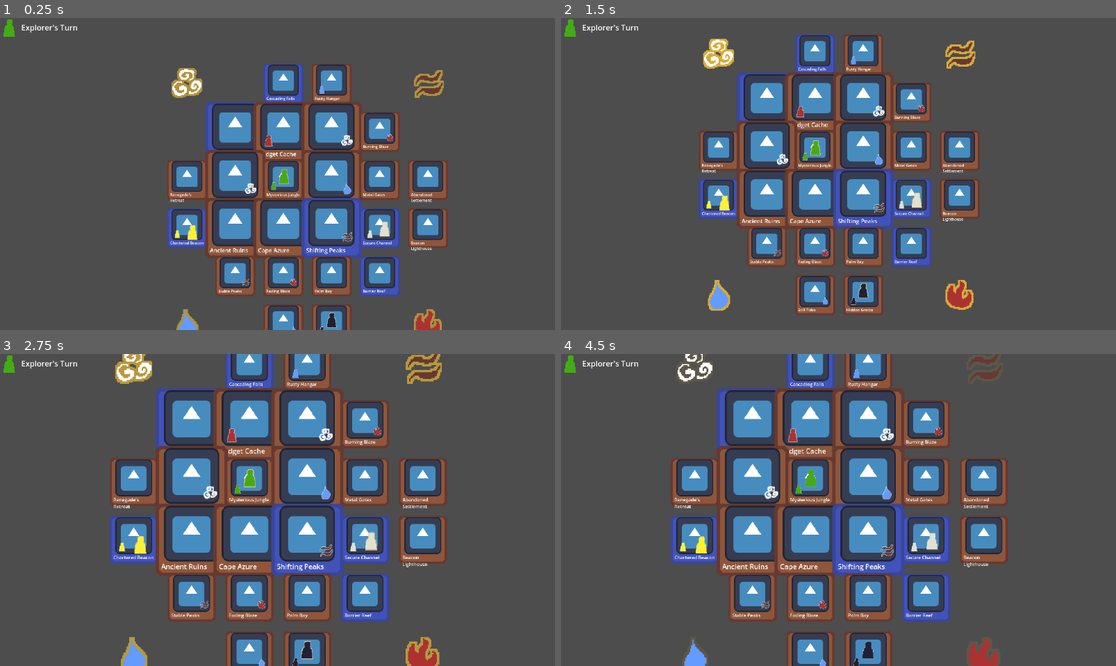
Above: before the commit, frames 1-4 (two rows, left to right).
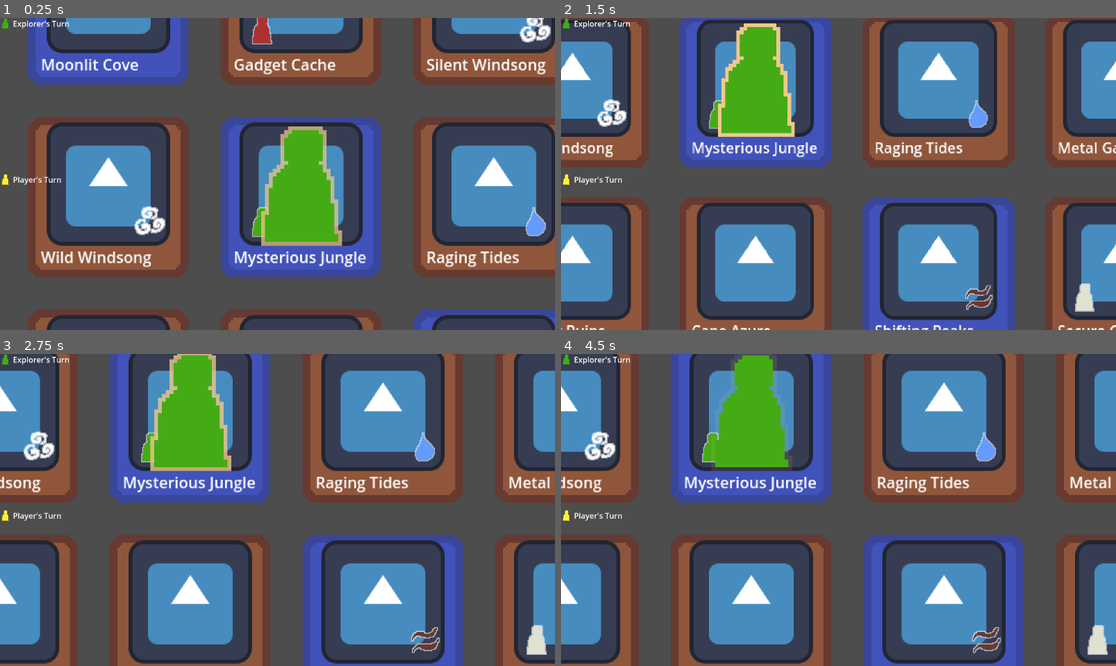
Above: after the commit, the same moments.

Repository: piauski/secretive-shores
Game: Godot game, scene res://scenes/game.tscn
Same seed, same stepped clock (60 frames per second), same inputs: the game is played once before the commit and once after it. The engine's default icon, where the game draws it, is replaced by a stand-in: a white triangle on a blue panel in a dark square.
Inputs (mouse positions are in pixels of both pictures, inside the frame that each line leads up to):
- Up to frame 1 (0.25 s): no input
- Up to frame 2 (1.5 s): move the mouse to (960, 158) at 0.52 s; right-click (960, 158) at 0.6 s; move the mouse to (727, 189) at 1.27 s; tap Mouse wheel down (mouse_scroll_down) at 1.35 s
- Up to frame 3 (2.75 s): tap Enter at 2 s; move the mouse to (333, 441) at 2.02 s; tap Mouse wheel up (mouse_scroll_up) at 2.1 s
- Up to frame 4 (4.5 s): move the mouse to (810, 572) at 2.77 s; right-click (810, 572) at 2.85 s; move the mouse to (1005, 556) at 3.52 s; tap Mouse wheel down (mouse_scroll_down) at 3.6 s; tap Space at 4.25 s; move the mouse to (672, 463) at 4.27 s; tap Mouse wheel up (mouse_scroll_up) at 4.35 s

The runs differ from the first frame. In frame 1, 59% of the frame differs, in the area x 0-100%, y 0-100%; in frame 2, 65%; in frame 3, 66%; in frame 4, 66%.

Commit message:
flood deck and hud changes

Diff:
--- a/scenes/game.tscn
+++ b/scenes/game.tscn
@@ -9,6 +9,7 @@
 [ext_resource type="Script" path="res://src/states/game/turn_wait.gd" id="7_is55e"]
 [ext_resource type="Texture2D" uid="uid://cgcvb1csnh6ih" path="res://assets/player/navigator.png" id="8_18cu6"]
 [ext_resource type="Script" path="res://src/hud.gd" id="8_q3yuw"]
+[ext_resource type="PackedScene" uid="uid://b2skqwu6gi2u5" path="res://scenes/gui/player_list_entry.tscn" id="10_o5s6g"]
 
 [node name="Game" type="Node2D"]
 
@@ -39,8 +40,10 @@
 board = NodePath("../../Board")
 players = NodePath("../../Players")
 
-[node name="CanvasLayer" type="CanvasLayer" parent="." node_paths=PackedStringArray("board", "players")]
+[node name="CanvasLayer" type="CanvasLayer" parent="." node_paths=PackedStringArray("turn_indicator_player_image", "turn_indicator_player_label", "board", "players")]
 script = ExtResource("8_q3yuw")
+turn_indicator_player_image = NodePath("HUD/TOP_LEFT/TurnIndicator/PlayerImage")
+turn_indicator_player_label = NodePath("HUD/TOP_LEFT/TurnIndicator/PlayerLabel")
 board = NodePath("../Board")
 players = NodePath("../Players")
 
@@ -52,22 +55,62 @@
 grow_horizontal = 2
 grow_vertical = 2
 
-[node name="TurnIndicator" type="HBoxContainer" parent="CanvasLayer/HUD"]
-layout_mode = 0
-offset_right = 279.0
-offset_bottom = 40.0
+[node name="TOP_LEFT" type="Control" parent="CanvasLayer/HUD"]
+layout_mode = 1
+anchor_right = 0.5
+anchor_bottom = 0.5
 
-[node name="PlayerImage" type="TextureRect" parent="CanvasLayer/HUD/TurnIndicator"]
+[node name="TurnIndicator" type="HBoxContainer" parent="CanvasLayer/HUD/TOP_LEFT"]
+layout_mode = 1
+anchors_preset = 10
+anchor_right = 1.0
+offset_bottom = 23.0
+grow_horizontal = 2
+
+[node name="PlayerImage" type="TextureRect" parent="CanvasLayer/HUD/TOP_LEFT/TurnIndicator"]
 layout_mode = 2
 size_flags_horizontal = 8
 texture = ExtResource("8_18cu6")
 expand_mode = 2
 stretch_mode = 4
 
-[node name="PlayerLabel" type="RichTextLabel" parent="CanvasLayer/HUD/TurnIndicator"]
+[node name="PlayerLabel" type="RichTextLabel" parent="CanvasLayer/HUD/TOP_LEFT/TurnIndicator"]
 layout_mode = 2
 size_flags_horizontal = 3
 size_flags_vertical = 4
 bbcode_enabled = true
 text = "Player's Turn"
 fit_content = true
+
+[node name="TOP_RIGHT" type="Control" parent="CanvasLayer/HUD"]
+layout_mode = 1
+anchor_left = 0.5
+anchor_right = 1.0
+anchor_bottom = 0.5
+grow_horizontal = 0
+
+[node name="BOTTOM_LEFT" type="Control" parent="CanvasLayer/HUD"]
+layout_mode = 1
+anchor_top = 0.5
+anchor_right = 0.5
+anchor_bottom = 1.0
+grow_vertical = 0
+
+[node name="PlayerList" type="VBoxContainer" parent="CanvasLayer/HUD/BOTTOM_LEFT"]
+layout_mode = 1
+anchors_preset = 9
+anchor_bottom = 1.0
+offset_right = 164.0
+grow_vertical = 2
+
+[node name="PlayerListEntry" parent="CanvasLayer/HUD/BOTTOM_LEFT/PlayerList" instance=ExtResource("10_o5s6g")]
+layout_mode = 2
+
+[node name="BOTTOM_RIGHT" type="Control" parent="CanvasLayer/HUD"]
+layout_mode = 1
+anchor_left = 0.5
+anchor_top = 0.5
+anchor_right = 1.0
+anchor_bottom = 1.0
+grow_horizontal = 0
+grow_vertical = 0
--- /dev/null
+++ b/scenes/gui/player_list_entry.tscn
@@ -0,0 +1,24 @@
+[gd_scene load_steps=2 format=3 uid="uid://b2skqwu6gi2u5"]
+
+[ext_resource type="Texture2D" uid="uid://cgcvb1csnh6ih" path="res://assets/player/navigator.png" id="1_71lrv"]
+
+[node name="PlayerListEntry" type="HBoxContainer"]
+anchors_preset = 10
+anchor_right = 1.0
+offset_bottom = 299.0
+grow_horizontal = 2
+
+[node name="PlayerImage" type="TextureRect" parent="."]
+layout_mode = 2
+size_flags_horizontal = 8
+texture = ExtResource("1_71lrv")
+expand_mode = 2
+stretch_mode = 4
+
+[node name="PlayerLabel" type="RichTextLabel" parent="."]
+layout_mode = 2
+size_flags_horizontal = 3
+size_flags_vertical = 4
+bbcode_enabled = true
+text = "Player's Turn"
+fit_content = true
--- a/src/board.gd
+++ b/src/board.gd
@@ -29,6 +29,7 @@
 ]
 
 var flood_deck: Array[Island] = []
+var flood_discard: Array[Island] = []
 
 func count_island_tiles() -> int:
 	var count = 0
@@ -102,6 +103,22 @@
 		new_totem.resource = totem_resources[i]
 		new_totem.position = totem_positions[i]
 
+func generate_flood_deck() -> Array[Island]:
+	flood_deck = get_islands().duplicate()
+	flood_deck.shuffle()
+	flood_discard.resize(0)
+	return flood_deck
+
+func get_flood_next() -> Island:
+	if flood_deck.size() == 0:
+		flood_deck = flood_discard
+		flood_deck.shuffle()
+		flood_discard.resize(0)
+	var island_to_flood = flood_deck.pop_front()
+	flood_discard.append(island_to_flood)
+	return island_to_flood
+
+
 func get_spawn_tiles_for_class(clazz: Classes.Class) -> Array[Island]:
 	return get_islands().filter(func(island: Island): return island.spawned_player == clazz)
 
@@ -111,10 +128,8 @@
 func get_adjacent_tiles_for_player(player: Player):
 	var adjacent_tiles: Array[Island] = []
 	var island = player.current_tile
-	print("Island idx ", island.row, " ", island.col)
+	var offsets = adjacent_offsets.duplicate()
 
-	var offsets = adjacent_offsets.duplicate()
-	print("SPECIAL", player.special_action, Classes.SpecialAction.MOVE_SHORE_UP_DIAG)
 	if player.special_action == Classes.SpecialAction.MOVE_SHORE_UP_DIAG:
 		for offset in diagonal_offsets:
 			offsets.append(offset)
@@ -127,9 +142,6 @@
 			if island_shape[adj_row][adj_col] > 0:
 				adjacent_tiles.append(get_island_by_row_col(adj_row, adj_col))
 
-	for tile in adjacent_tiles:
-		tile.scale = Vector2(1.5,1.5)
-
 	return adjacent_tiles
 
 func flood(island: Island, state: bool):
@@ -139,4 +151,4 @@
 	else:
 		island.flooded = state
 		if state:
-			flood_deck.append(island)
+			flood_discard.append(island)
--- a/src/camera_2d.gd
+++ b/src/camera_2d.gd
@@ -9,7 +9,7 @@
 var max_zoom = Vector2(2.0,2.0)
 
 func _ready():
-	zoom = Vector2(0.5,0.5)
+	zoom = Vector2(2.5,2.5)
 	global_position = Vector2(500,500)
 func _process(delta):
 	if Input.is_action_just_pressed("mouse_right"):
--- a/src/hud.gd
+++ b/src/hud.gd
@@ -1,7 +1,11 @@
 extends CanvasLayer
 
-@onready var turn_indicator_player_image = $HUD/TurnIndicator/PlayerImage
-@onready var turn_indicator_player_label = $HUD/TurnIndicator/PlayerLabel
+@export_category("Nodes")
+@export var turn_indicator_player_image: TextureRect
+@export var turn_indicator_player_label: RichTextLabel
+
+@export var player_list: VBoxContainer
+@export var player_list_entry_scene: PackedScene
 
 @export var board: Board
 @export var players: Players
@@ -12,3 +16,7 @@
 	if current_player:
 		turn_indicator_player_image.texture = current_player.sprite.texture
 		turn_indicator_player_label.text = "%s's Turn" % current_player.name
+
+func populate_player_list():
+	for player in players.get_players():
+		var new_player = player_list_entry_scene.instantiate()
--- a/src/player.gd
+++ b/src/player.gd
@@ -2,6 +2,10 @@
 class_name Player
 
 @onready var sprite: Sprite2D = $Sprite
+
+signal action
+
+var actions_left: int = 0
 
 @export var resource: PlayerResource = preload("res://resources/player/diver.tres"):
 	set(value):
@@ -26,3 +30,10 @@
 	clazz = resource.clazz
 	special_action = resource.special_action
 	sprite.texture = resource.image
+
+
+func turn(state: bool) -> void:
+	if state:
+		scale = Vector2(2,2)
+	else:
+		scale = Vector2(1,1)
--- a/src/states/game/setup.gd
+++ b/src/states/game/setup.gd
@@ -6,12 +6,12 @@
 
 func enter() -> void:
 	board.generate_island()
+	board.generate_flood_deck()
+	print(board.flood_deck)
 	players.spawn_players(board)
 
 	# Flood 6 random tiles
-	var islands = board.get_islands()
-	islands.shuffle()
 	for i in range(6):
-		board.flood(islands[i], true)
+		board.flood(board.get_flood_next(), true)
 
 	transition("turn")
--- a/src/states/game/turn.gd
+++ b/src/states/game/turn.gd
@@ -4,10 +4,10 @@
 @export var board: Board
 @export var players: Players
 
-signal player_turn(Player)
 
 func enter() -> void:
-	var player = players.get_next()
+	var player = players.get_next() as Player
+	player.turn(true)
 	print(player, "'s Turn!")
 
 	transition("turn_wait")
--- a/src/states/game/turn_wait.gd
+++ b/src/states/game/turn_wait.gd
@@ -5,12 +5,19 @@
 @export var players: Players
 
 var input_received = false
-
+var player: Player
 
 func enter() -> void:
-	print("Entered waiting state ", players.current_player)
-	print(board.get_adjacent_tiles_for_player(players.current_player))
+	player = players.current_player
+	player.action.connect(_on_action)
+	print("Entered waiting state ", player)
+	print(board.get_adjacent_tiles_for_player(player))
 
+func exit() -> void:
+	player.action.disconnect(_on_action)
+
+func _on_action(action):
+	pass
 
 func update(delta:float) -> void:
 	if input_received:
Not shown: 1 places in scenes/game.tscn that only renumber resources
